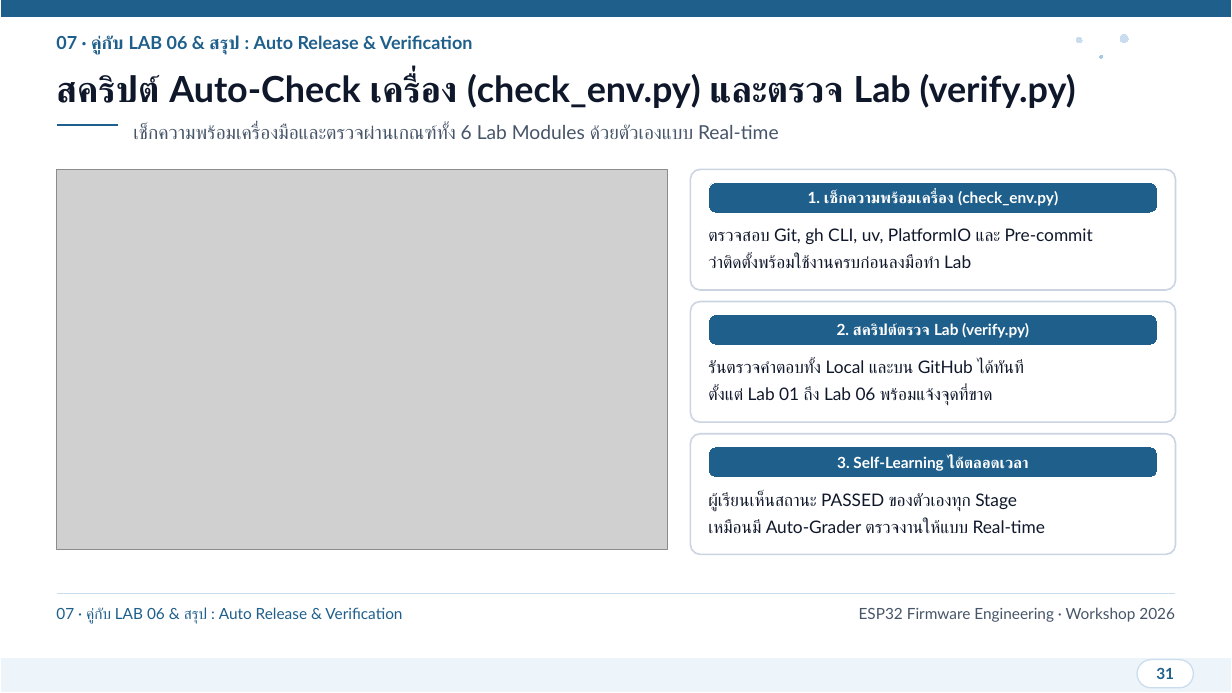
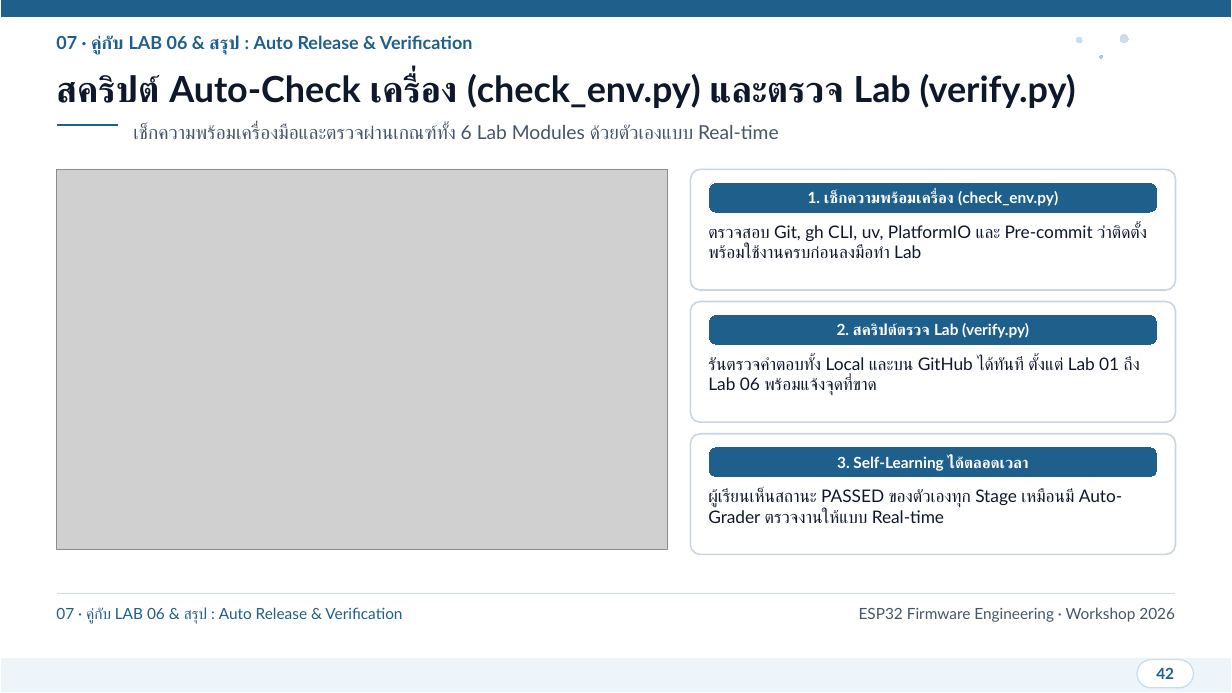
Before and after one commit to SavEe2429/git-practice, a slide deck: slide 42 of presentation/ESP32_Git_CICD_Workshop.pptx (slide 31 before the commit). Drawn at 1232x693 pixels with LibreOffice and Linux fonts; fonts in the diff are those of the drawing; grey boxes stand for pictures. Boxes give left, top, right and bottom in pixels: in the first picture for what was removed or moved away, otherwise in the second. Text is boxed around its words. In the diff, an @@ line names an element or a change of style, - is before the commit and + after.

```diff
--- a/presentation/ESP32_Git_CICD_Workshop.pptx
+++ b/presentation/ESP32_Git_CICD_Workshop.pptx
@@ text at [708,224,1147,258]: text changed @@
-ตรวจสอบ Git, gh CLI, uv, PlatformIO และ Pre-commit
-ว่าติดตั้งพร้อมใช้งานครบก่อนลงมือทำ Lab
+ตรวจสอบ Git, gh CLI, uv, PlatformIO และ Pre-commit ว่าติดตั้งพร้อมใช้งานครบก่อนลงมือทำ Lab
@@ text at [708,357,1140,395]: text changed @@
-รันตรวจคำตอบทั้ง Local และบน GitHub ได้ทันที
-ตั้งแต่ Lab 01 ถึง Lab 06 พร้อมแจ้งจุดที่ขาด
+รันตรวจคำตอบทั้ง Local และบน GitHub ได้ทันที ตั้งแต่ Lab 01 ถึง Lab 06 พร้อมแจ้งจุดที่ขาด
@@ text at [708,489,1122,523]: text changed @@
-ผู้เรียนเห็นสถานะ PASSED ของตัวเองทุก Stage
-เหมือนมี Auto-Grader ตรวจงานให้แบบ Real-time
+ผู้เรียนเห็นสถานะ PASSED ของตัวเองทุก Stage เหมือนมี Auto-Grader ตรวจงานให้แบบ Real-time
@@ text at [1156,667,1174,679]: text changed @@
-31
+42
```
Also in this commit, not shown: 27 other slides changed, 11 slides added, 1 other file.
